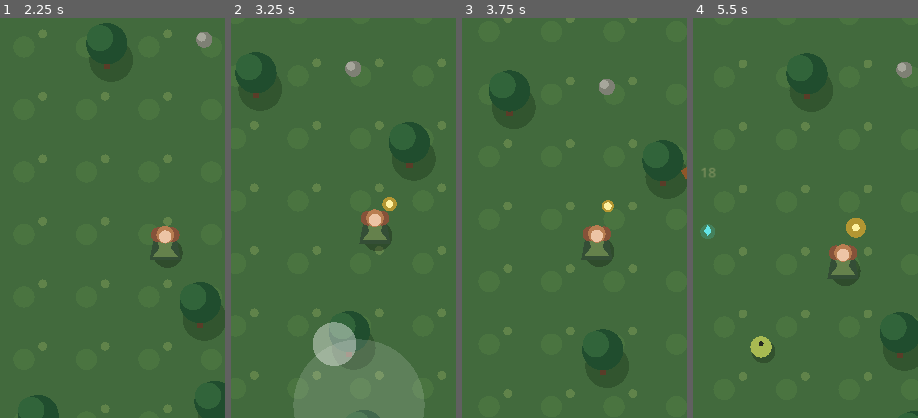
Above: before the commit, frames 1-4 (left to right).
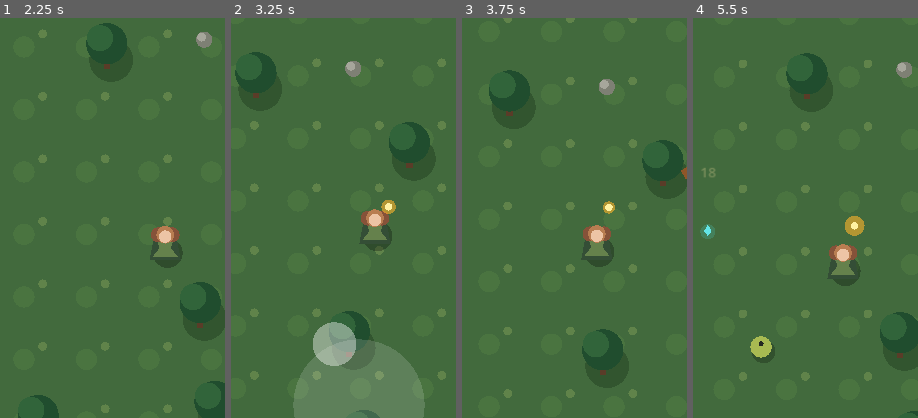
Above: after the commit, the same moments.

Repository: cosmerearchives-creator/dnd-adventurers
Game: Godot game, scene res://scenes/wilderness.tscn
Two runs of this game, one before a commit and one after it. Both use one fixed random seed, a clock stepped at 60 frames per second and the inputs below.
Inputs (mouse positions are % of the whole screen's width and height, from its top left):
- Up to frame 1 (2.25 s): move the mouse to (72, 45) at 0.52 s; hold Right (ui_right) 0.53-1.25 s; click (72, 45) at 0.67 s; drag from (30, 55) to (45, 70) at 1.27 s; move the mouse to (60, 28) at 2.02 s; hold Right (ui_right) from 2.03 s (still down)
- Up to frame 2 (3.25 s): release Right (ui_right) at 2.75 s; drag from (45, 70) to (20, 35) at 2.77 s
- Up to frame 3 (3.75 s): move the mouse to (80, 65) at 3.52 s; hold Left (ui_left) from 3.53 s (still down)
- Up to frame 4 (5.5 s): release Left (ui_left) at 4.25 s; drag from (20, 35) to (35, 25) at 4.27 s; move the mouse to (55, 50) at 5.02 s; hold Down (ui_down) from 5.03 s (still down); click (55, 50) at 5.17 s
The pictures show only the part of the screen within x 17-67%, y 22-72%; the shares and areas given below are measured in that part.

Frame 1 is identical in both runs. In frame 2, 0.1% of the frame differs, in the area x 66-74%, y 44-49%; in frame 3, less than 0.1%; in frame 4, 0.1%.

Commit message:
Prioritize target-facing and casting pose over movement while attacking

Diff:
--- a/game/scripts/wilderness.gd
+++ b/game/scripts/wilderness.gd
@@ -43,6 +43,8 @@
 var pickups: Array[Vector2] = []
 var firebolts: Array[Dictionary] = []
 var facing := Vector2.RIGHT
+var movement_facing := Vector2.RIGHT
+var casting_target: Dictionary = {}
 var cast_timer := 0.0
 var trees: Array[Vector2] = []
 var stones: Array[Vector2] = []
@@ -155,7 +157,7 @@
 func _draw_druid() -> bool:
     if druid_frames.is_empty():
         return false
-    var direction := int(round(fposmod(facing.angle() + PI / 2.0, TAU) / (TAU / 8.0))) % 8
+    var direction := _enemy_direction(facing)
     var frame := 0
     if druid_state == "walk":
         frame = int(walk_clock * 12.0) % 8
@@ -333,10 +335,9 @@
         walk_clock += delta
     else:
         walk_clock = 0.0
-    druid_state = "hit" if hit_timer > 0.0 else ("walk" if walking else ("cast" if cast_timer > 0.0 else "idle"))
     player_pos += movement.limit_length(1.0) * PLAYER_SPEED * (1.0 + move_bonus) * delta
     if movement.length() > 0.1:
-        facing = movement.normalized()
+        movement_facing = movement.normalized()
     player_pos = player_pos.clamp(Vector2.ONE * -WORLD_RADIUS, Vector2.ONE * WORLD_RADIUS)
     camera.position = player_pos
     attack_timer -= delta
@@ -355,6 +356,17 @@
     _update_firebolts(delta)
     _update_explosions(delta)
     _auto_attack()
+    if cast_timer > 0.0:
+        if not casting_target.is_empty() and enemies.has(casting_target):
+            var target_offset: Vector2 = casting_target["pos"] - player_pos
+            if target_offset.length_squared() > 0.001:
+                aim_direction = target_offset.normalized()
+        facing = aim_direction
+        druid_state = "cast"
+    else:
+        if walking:
+            facing = movement_facing
+        druid_state = "hit" if hit_timer > 0.0 else ("walk" if walking else "idle")
     _collect_pickups()
     _update_hud()
     queue_redraw()
@@ -444,6 +456,7 @@
     attack_flash = 0.20
     var direction: Vector2 = (enemies[nearest]["pos"] - player_pos).normalized()
     aim_direction = direction
+    casting_target = enemies[nearest]
     _spawn_bolt(_casting_origin(direction), enemies[nearest], false)
     if extra_fireball:
         var second := -1
